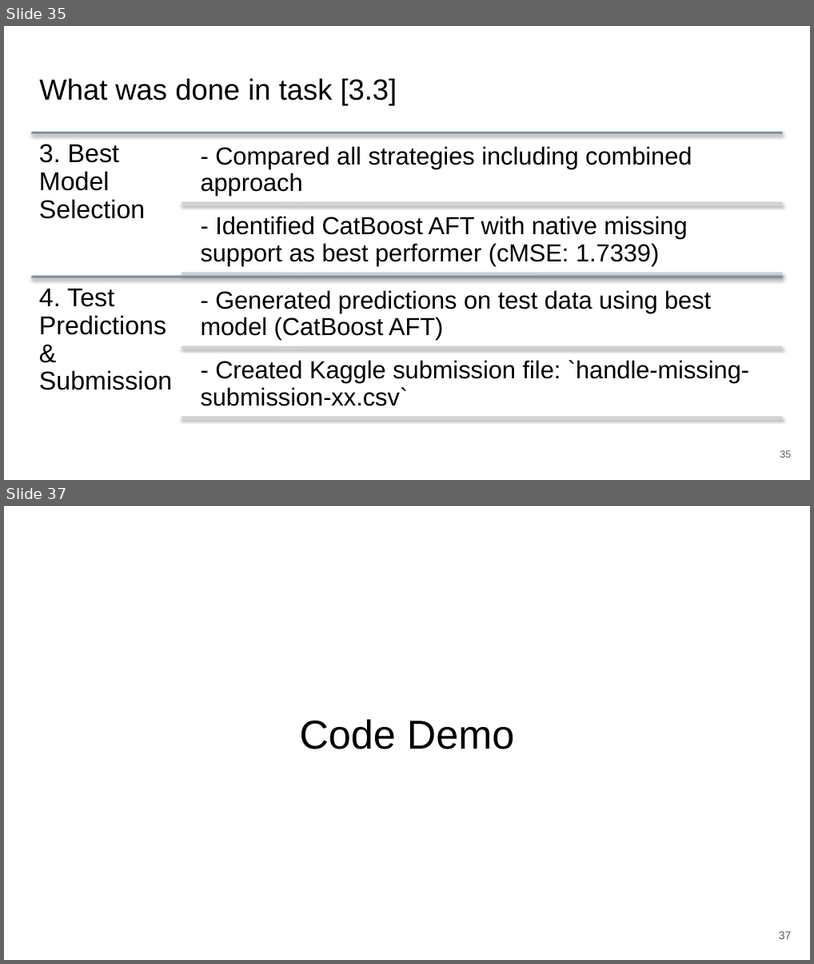
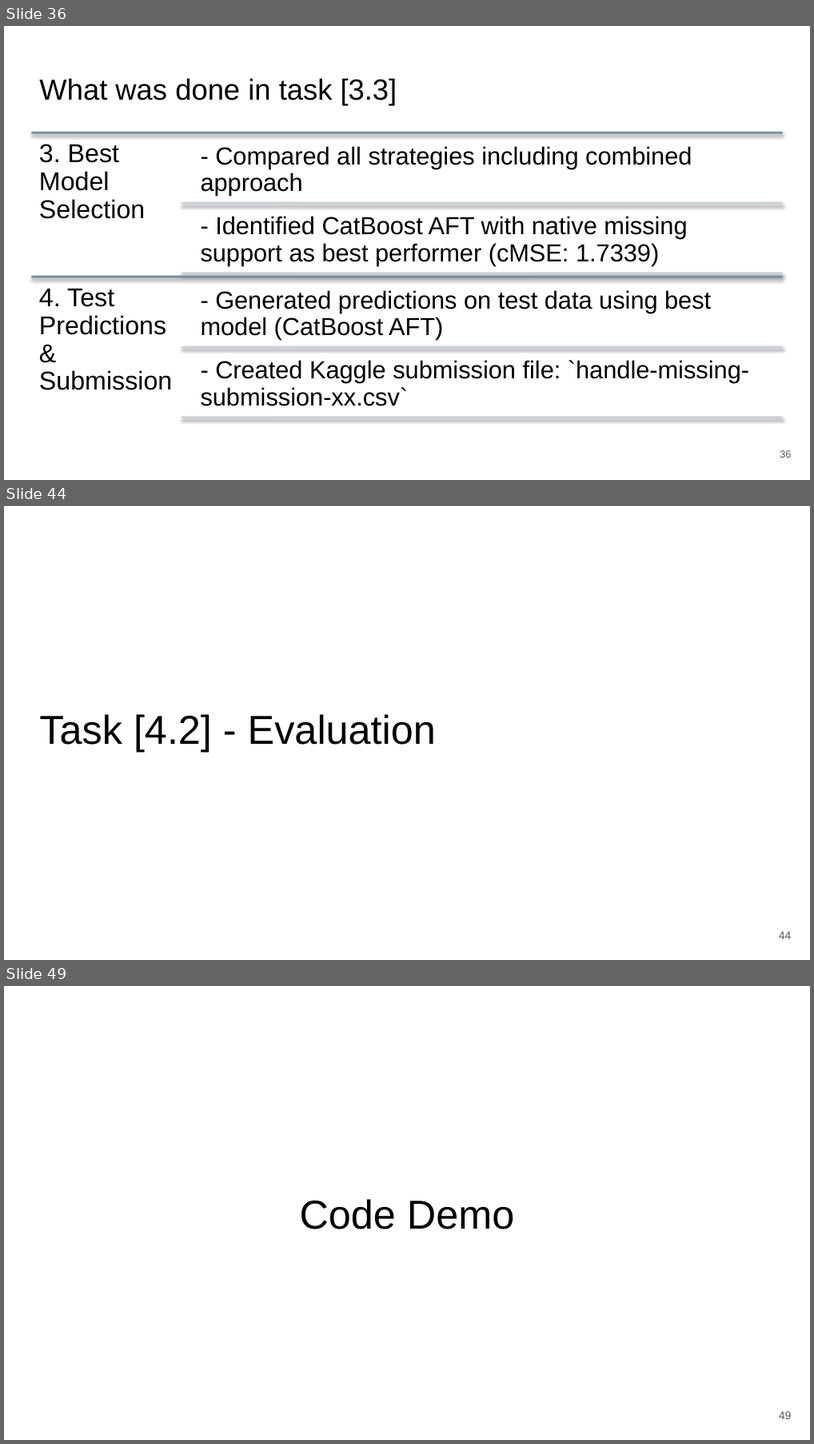
Before and after one commit to zepedrocosta/AA-Projeto2, a slide deck: Slides.pptx. Shown one above the other, each under a label of ours: slides 35 and 37 before the commit, slides 36, 44 and 49 after it; the slides between them are not shown. The pictures are 814x964 and 814x1444 pixels, drawn with LibreOffice and Linux fonts; fonts in the diff are those of the drawing. Boxes give left, top, right and bottom in pixels: in the first picture for what was removed or moved away, otherwise in the second. Text is boxed around its words. In the diff, an @@ line names an element or a change of style, - is before the commit and + after.

```diff
--- a/Slides.pptx
+++ b/Slides.pptx
@@ slide 44 added at box(4, 506, 810, 960), background #FFFFFF @@
@@ title added at box(39, 714, 436, 752), 36 pt, text #000000 @@
+Task [4.2] - Evaluation
@@ page number added at box(779, 931, 792, 939), 10 pt, text #595959 @@
+44
@@ what was slide 35 is now slide 36 @@
@@ what was slide 37 is now slide 49 @@
@@ page number at box(779, 1411, 792, 1419): text changed @@
-37
+49
```
Also in this commit, not shown: 6 slides changed, 11 other slides added, 3 other files.
